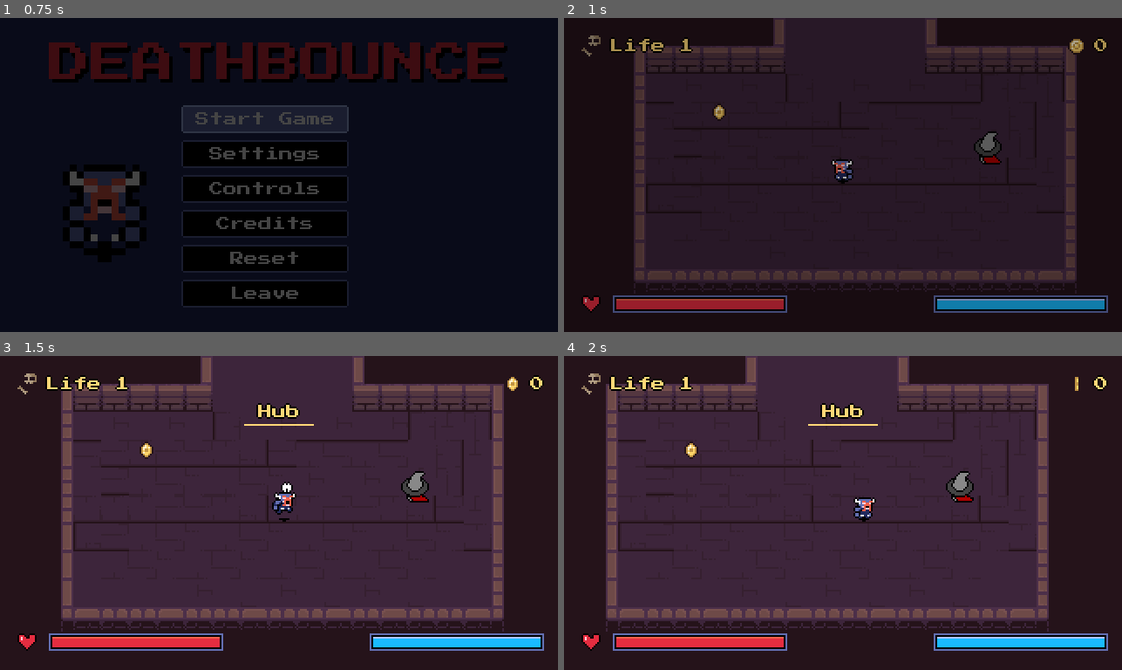
Above: before the commit, frames 1-4 (two rows, left to right).
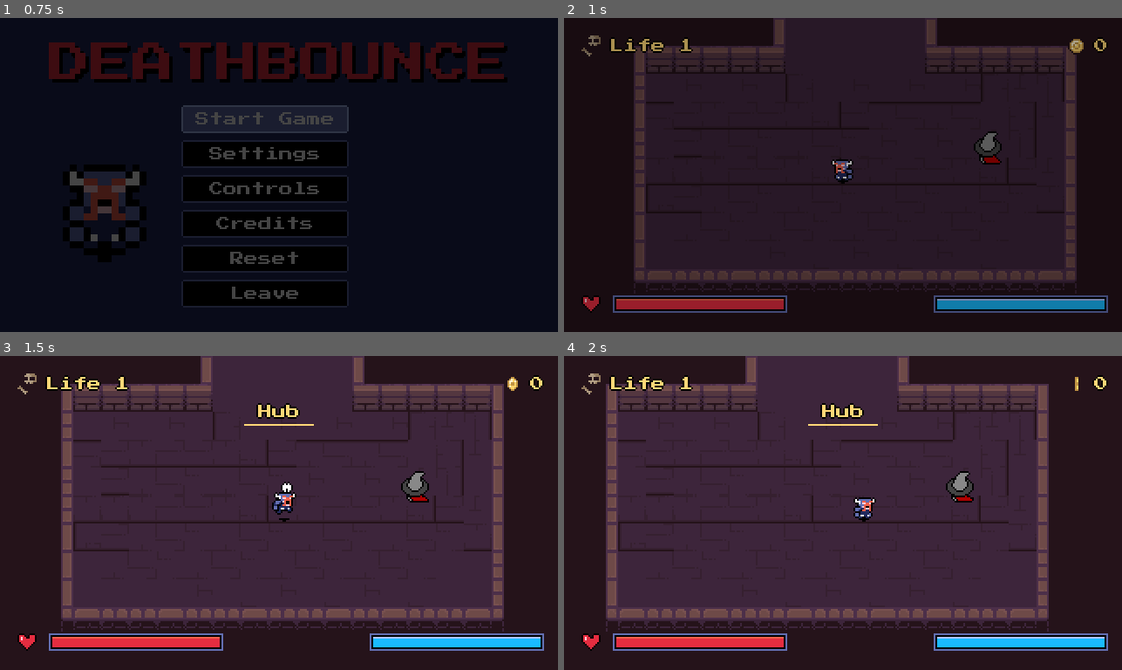
Above: after the commit, the same moments.

Repository: DaEpickid540/haven-2026
Game: Godot game, scene res://Scenes/main.tscn
Two runs of this game, one before a commit and one after it. Both use one fixed random seed, a clock stepped at 60 frames per second and the inputs below.
Inputs (mouse positions are in pixels of both pictures, inside the frame that each line leads up to):
- Up to frame 1 (0.75 s): click "Start Game" at 0.5 s
- Up to frame 2 (1 s): no input
- Up to frame 3 (1.5 s): move the mouse to (401, 497) at 1.27 s; hold Right (right) from 1.28 s (still down); tap F (attack) at 1.35 s; click (401, 497) at 1.42 s
- Up to frame 4 (2 s): keep holding Right (right)

Frame 1 is identical in both runs. In frame 2, less than 0.1% of the frame differs, in the area x 26-29%, y 27-33%; in frame 3, 0.1%, in the area x 25-28%, y 27-33%; in frame 4, 0.1%.

Commit message:
being evil to player

Diff:
--- a/Scenes/dunegon_hub.gd
+++ b/Scenes/dunegon_hub.gd
@@ -19,7 +19,7 @@
 
 
 func _ready() -> void:
-	PlayerStats.heal_full()
+	PlayerStats.heal_up_to(PlayerStats.HUB_HEAL_FRACTION)
 
 
 func _on_leave_hub_modal_entered() -> void:
--- a/Scenes/dunegon_hub.tscn
+++ b/Scenes/dunegon_hub.tscn
@@ -6,7 +6,6 @@
 [ext_resource type="PackedScene" uid="uid://d3wpnvgylt40e" path="res://Scenes/LeaveHubModal.tscn" id="4_leave"]
 [ext_resource type="PackedScene" uid="uid://q5pxe0da1c0p" path="res://Scenes/shopkeeper.tscn" id="5_37qhs"]
 [ext_resource type="PackedScene" uid="uid://cqundqlt10qo0" path="res://Scenes/shop.tscn" id="5_shop"]
-[ext_resource type="PackedScene" path="res://Scenes/coin.tscn" id="10_prlfk"]
 
 [sub_resource type="TileSetAtlasSource" id="TileSetAtlasSource_mry4j"]
 texture = ExtResource("1_4hdsq")
@@ -159,9 +158,6 @@
 
 [node name="Coins" type="Node2D" parent="." unique_id=540540695]
 
-[node name="Coin2" parent="Coins" unique_id=313324363 instance=ExtResource("10_prlfk")]
-position = Vector2(90, 54)
-
 [connection signal="begin_descent" from="." to="LeaveHubModal" method="open"]
 [connection signal="entered" from="LeaveHubModal" to="." method="_on_leave_hub_modal_entered"]
 [connection signal="stayed" from="LeaveHubModal" to="." method="_on_leave_hub_modal_stayed"]
--- a/Scenes/dungeon_room_1.tscn
+++ b/Scenes/dungeon_room_1.tscn
@@ -162,11 +162,23 @@
 [node name="Enemy5" parent="." unique_id=713983089 instance=ExtResource("6_pxr2g")]
 position = Vector2(716, 186)
 
+[node name="Enemy9" parent="." unique_id=1293146317 instance=ExtResource("6_pxr2g")]
+position = Vector2(552, 183)
+
+[node name="Enemy8" parent="." unique_id=1351177057 instance=ExtResource("6_pxr2g")]
+position = Vector2(910, 172)
+
 [node name="Enemy6" parent="." unique_id=1145186614 instance=ExtResource("6_pxr2g")]
 position = Vector2(816, 284)
 
 [node name="SlimeBlue" parent="." unique_id=1556184731 instance=ExtResource("7_n0vje")]
-position = Vector2(554, 106)
+position = Vector2(550, 45)
+
+[node name="SlimeBlue2" parent="." unique_id=1622131770 instance=ExtResource("7_n0vje")]
+position = Vector2(502, 612)
+
+[node name="SlimeBlue3" parent="." unique_id=237424318 instance=ExtResource("7_n0vje")]
+position = Vector2(452, 590)
 
 [node name="Skeleton" parent="." unique_id=672855553 instance=ExtResource("8_6ikaa")]
 position = Vector2(426, 99)
@@ -174,5 +186,14 @@
 [node name="Skeleton2" parent="." unique_id=1283031209 instance=ExtResource("8_6ikaa")]
 position = Vector2(680, 102)
 
+[node name="Skeleton3" parent="." unique_id=561198729 instance=ExtResource("8_6ikaa")]
+position = Vector2(597, 99)
+
+[node name="Skeleton4" parent="." unique_id=1836328300 instance=ExtResource("8_6ikaa")]
+position = Vector2(511, 97)
+
+[node name="Skeleton5" parent="." unique_id=144656210 instance=ExtResource("8_6ikaa")]
+position = Vector2(511, 97)
+
 [node name="Enemy7" parent="." unique_id=703393121 instance=ExtResource("6_pxr2g")]
 position = Vector2(504, 470)
--- a/Scenes/dungeon_room_3.tscn
+++ b/Scenes/dungeon_room_3.tscn
@@ -1,5 +1,6 @@
 [gd_scene format=4 uid="uid://cpbvfhhhgvdwr"]
 
+[ext_resource type="Script" uid="uid://dgf3lq2tr2jqs" path="res://Scripts/dungeon_room.gd" id="1_room"]
 [ext_resource type="Texture2D" uid="uid://chw2o8hrbwh8d" path="res://Assets/2D Pixel Dungeon Asset Pack/character and tileset/Dungeon_Tileset.png" id="1_hlq5x"]
 [ext_resource type="PackedScene" uid="uid://bwx5y3sqfe8k8" path="res://Scenes/player.tscn" id="2_6uqcd"]
 [ext_resource type="PackedScene" path="res://Scenes/coin.tscn" id="3_23la8"]
@@ -257,6 +258,7 @@
 size = Vector2(16, 8)
 
 [node name="DungeonRoom3" type="Node2D" unique_id=189765543]
+script = ExtResource("1_room")
 position = Vector2(-2, 2)
 metadata/_edit_vertical_guides_ = [-840.0]
 
--- a/Scripts/coin.gd
+++ b/Scripts/coin.gd
@@ -2,7 +2,12 @@
 
 @export var value := 1
 
+
 func _ready() -> void:
+	# collected
+	if PlayerStats.is_cleared(self):
+		queue_free()
+		return
 	body_entered.connect(_on_body_entered)
 
 
@@ -11,6 +16,7 @@
 		return
 
 	PlayerStats.add_coins(value)
+	PlayerStats.mark_cleared(self)
 	Audio.play_sfx("coin", 0.1)
 
 	$CollisionShape2D.set_deferred("disabled", true)
--- a/Scripts/death_screen.gd
+++ b/Scripts/death_screen.gd
@@ -29,7 +29,12 @@
 
 
 func _on_retry_pressed() -> void:
-	Transition.change_scene(HUB_SCENE)
+	if PlayerStats.punished:
+		PlayerStats.punished = false
+		PlayerStats.heal_up_to(PlayerStats.HUB_HEAL_FRACTION)
+		Transition.change_scene(PlayerStats.PUNISH_SCENE)
+	else:
+		Transition.change_scene(HUB_SCENE)
 
 
 func _on_main_menu_pressed() -> void:
--- a/Scripts/dungeon_room.gd
+++ b/Scripts/dungeon_room.gd
@@ -1,4 +1,9 @@
 extends Node2D
+
+
+# before children
+func _enter_tree() -> void:
+	PlayerStats.entered_level(scene_file_path)
 
 
 func _ready() -> void:
--- a/Scripts/enemy.gd
+++ b/Scripts/enemy.gd
@@ -12,6 +12,7 @@
 @export var knockback_force := 160.0
 @export var knockback_decay := 800.0
 @export_range(0.0, 1.0) var flask_drop_chance := 0.1
+@export_range(0.0, 1.0) var coin_drop_chance := 1.0
 
 const FLASK_SCENE := preload("res://Scenes/flask.tscn")
 
@@ -28,6 +29,10 @@
 var _knockback := Vector2.ZERO
 
 func _ready() -> void:
+	# killed
+	if PlayerStats.is_cleared(self):
+		queue_free()
+		return
 	dying=false
 	health = max_health
 
@@ -98,7 +103,9 @@
 		velocity = Vector2.ZERO
 		animation_tree.active = false
 		damage_area.set_deferred("monitoring", false)
-		PlayerStats.add_coins(loot_rewarded)
+		PlayerStats.mark_cleared(self)
+		if randf() < coin_drop_chance:
+			PlayerStats.add_coins(loot_rewarded)
 		if randf() < flask_drop_chance:
 			_drop_flask.call_deferred()
 		animation_player.play(&"death")
--- a/Scripts/player_stats.gd
+++ b/Scripts/player_stats.gd
@@ -26,6 +26,22 @@
 # last death spot
 var grave_scene := ""
 var grave_position := Vector2.ZERO
+# order
+const LEVELS := [
+	"res://Scenes/dunegon_hub.tscn",
+	"res://Scenes/dungeon_room_1.tscn",
+	"res://Scenes/dungeon_room_2.tscn",
+	"res://Scenes/dungeon_room_3.tscn",
+]
+const PUNISH_SCENE := "res://Scenes/troll_room.tscn"
+const HUB_HEAL_FRACTION := 0.5
+
+# scene -> {path: true}
+var cleared := {}
+# this life
+var reached := {}
+var made_progress := false
+var punished := false
 
 
 # coins
@@ -110,6 +126,40 @@
 	health_changed.emit(health, max_health)
 
 
+# cap
+func heal_up_to(fraction: float) -> void:
+	health = maxi(health, ceili(max_health * fraction))
+	health_changed.emit(health, max_health)
+
+
+# cleared
+
+func is_cleared(node: Node) -> bool:
+	if node.owner == null:
+		return false
+	var room: Dictionary = cleared.get(node.owner.scene_file_path, {})
+	return room.has(node.owner.get_path_to(node))
+
+
+func mark_cleared(node: Node) -> void:
+	made_progress = true
+	if node.owner == null or not node.owner.scene_file_path in LEVELS:
+		return
+	var scene: String = node.owner.scene_file_path
+	if not cleared.has(scene):
+		cleared[scene] = {}
+	cleared[scene][node.owner.get_path_to(node)] = true
+
+
+# refill
+func entered_level(scene_path: String) -> void:
+	var index := LEVELS.find(scene_path)
+	if index <= 0 or reached.has(scene_path):
+		return
+	reached[scene_path] = true
+	cleared.erase(LEVELS[index - 1])
+
+
 # deaths
 
 func get_life() -> int:
@@ -118,6 +168,10 @@
 
 func record_death(scene_path: String, at: Vector2) -> void:
 	deaths += 1
+	# suicide
+	punished = not made_progress and scene_path != PUNISH_SCENE
+	made_progress = false
+	reached.clear()
 	grave_scene = scene_path
 	grave_position = at
 	deaths_changed.emit(deaths)
@@ -137,6 +191,10 @@
 		levels[stat] = 1
 		upgraded.emit(stat, 1)
 	deaths = 0
+	cleared.clear()
+	reached.clear()
+	made_progress = false
+	punished = false
 	clear_grave()
 	deaths_changed.emit(deaths)
 	coins_changed.emit(coins)
--- a/Scripts/troll_room.gd
+++ b/Scripts/troll_room.gd
@@ -3,7 +3,17 @@
 # banner waits until the player is out of the fake corridor
 const REVEAL_Y := 24.0
 
+const COIN_DROP_CHANCE := 0.25
+
 var _revealed := false
+
+
+func _ready() -> void:
+	super()
+	# stingy
+	for enemy in $Enemies.get_children():
+		if "coin_drop_chance" in enemy:
+			enemy.coin_drop_chance = COIN_DROP_CHANCE
 
 
 func _physics_process(_delta: float) -> void:
--- a/boss_green.gd
+++ b/boss_green.gd
@@ -108,6 +108,7 @@
 
 	health -= amount
 	Juice.hit(animated_sprite_2d, amount, Juice.ENEMY_HIT, 0.35)
+	PlayerStats.made_progress = true
 	if health <= 0:
 		dying = true
 		velocity = Vector2.ZERO
Not shown, added: Scripts/troll_room.gd.uid
